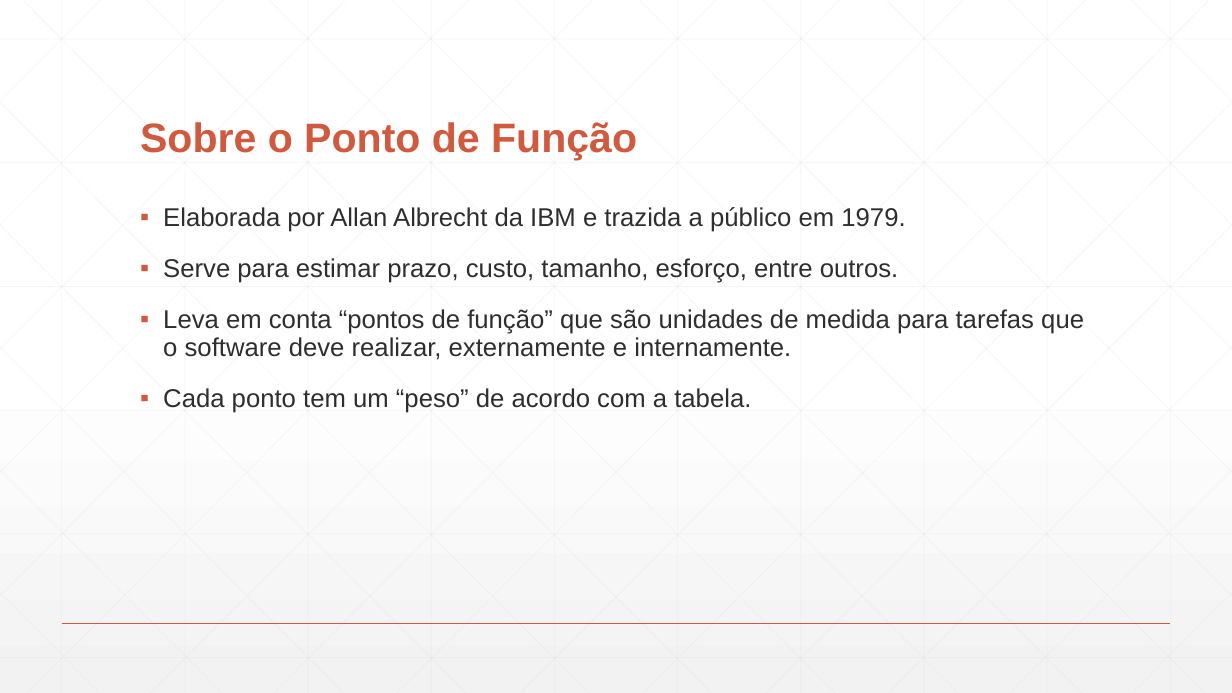
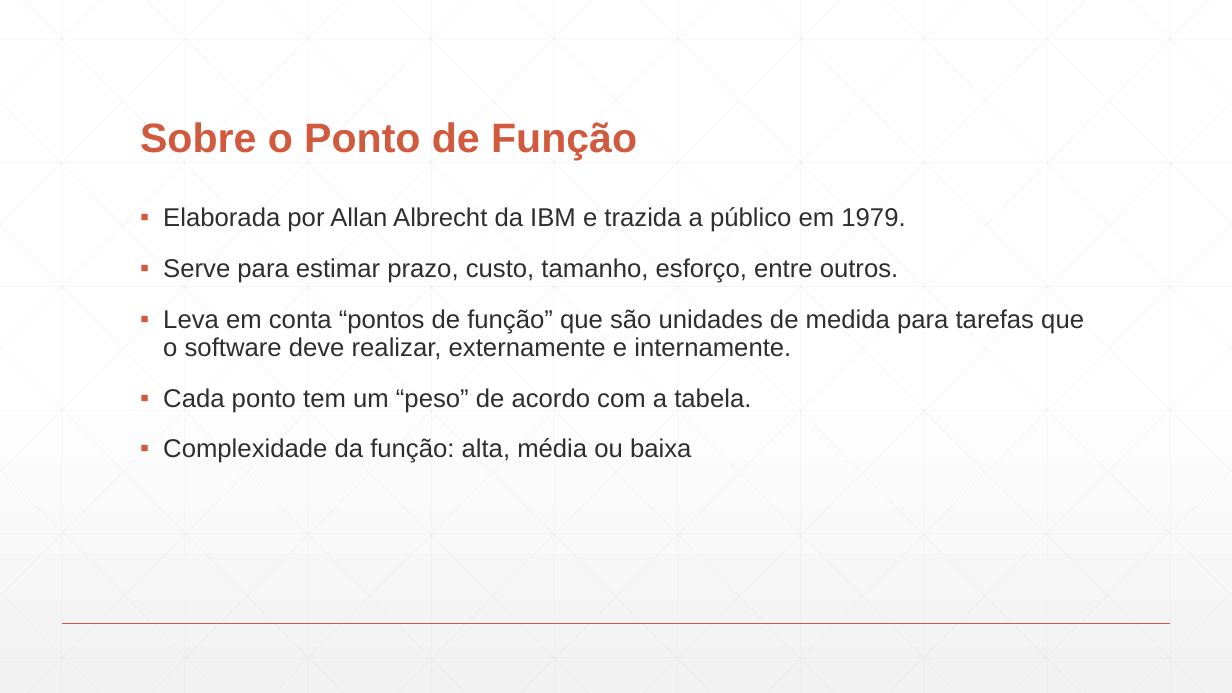
Before and after one commit to DudsNascimento/DuDente, a slide deck: slide 4 of Apresentação - Estimativas .pptx. Drawn at 1232x693 pixels with LibreOffice and Linux fonts; fonts in the diff are those of the drawing. Boxes give left, top, right and bottom in pixels: in the first picture for what was removed or moved away, otherwise in the second. Text is boxed around its words. In the diff, an @@ line names an element or a change of style, - is before the commit and + after.

```diff
--- a/Apresentação - Estimativas .pptx
+++ b/Apresentação - Estimativas .pptx
@@ text at box(163, 438, 691, 463): paragraph added @@
+▪ Complexidade da função: alta, média ou baixa
```
Also in this commit, not shown: 2 other slides changed, 6 slides added.
